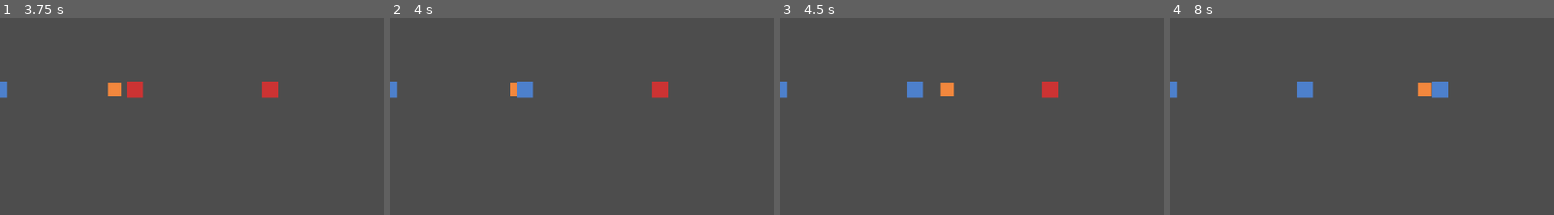
Above: before the commit, frames 1-4 (left to right).
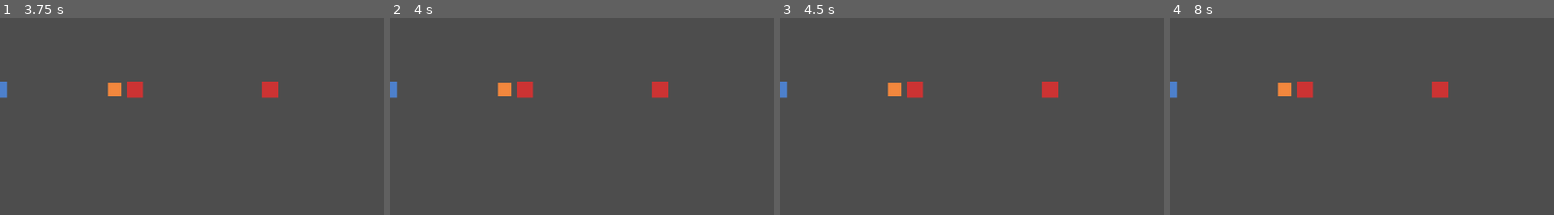
Above: after the commit, the same moments.

Repository: 595145489/attribute-loop
Game: Godot game, scene res://scenes/main.tscn
Two runs of this game, one before a commit and one after it. Both use one fixed random seed, a clock stepped at 60 frames per second and the inputs below.
Inputs (mouse positions are % of the whole screen's width and height, from its top left):
- Up to frame 1 (3.75 s): tap Enter at 0.5, 2, 3.5 s; move the mouse to (72, 47) at 0.52 s; hold Shift 0.53-1.25 s; click (72, 47) at 0.67 s; tap Space at 1.25, 2.75 s; drag from (30, 58) to (45, 75) at 1.27 s; move the mouse to (60, 29) at 2.02 s; tap Ctrl at 2.1 s; click (60, 29) at 2.17 s; drag from (45, 75) to (19, 36) at 2.77 s; move the mouse to (80, 69) at 3.52 s; tap Alt at 3.6 s; click (80, 69) at 3.67 s
- Up to frame 2 (4 s): no input
- Up to frame 3 (4.5 s): tap Space at 4.25 s; drag from (19, 36) to (35, 25) at 4.27 s
- Up to frame 4 (8 s): move the mouse to (55, 53) at 5.02 s; hold Shift 5.03-5.75 s; click (55, 53) at 5.17 s; drag from (35, 25) to (30, 58) at 5.77 s; move the mouse to (72, 47) at 6.52 s; tap Ctrl at 6.6 s; click (72, 47) at 6.67 s; drag from (30, 58) to (45, 75) at 7.27 s
The pictures show only the part of the screen within x 12-62%, y 0-50%; the shares and areas given below are measured in that part.

Frame 1 is identical in both runs. In frame 2, 0.7% of the frame differs, in the area x 28-38%, y 32-41%; in frame 3, 0.9%; in frame 4, 1.2%, in the area x 28-73%, y 32-41%.
Error in both runs: Invalid assignment of property or key 'text' with value of type 'String' on a base object of type 'null instance'. (res://src/ui/HUD.gd:9)

Commit message:
feat: CombatSystem emits player_hit + reflect; passes Enemy to enemy_killed; StripManager owns combat_resolved

Diff:
--- a/src/systems/CombatSystem.gd
+++ b/src/systems/CombatSystem.gd
@@ -44,14 +44,18 @@
         _finish_combat(enemy)
 
 func _apply_enemy_attack(enemy: Enemy) -> void:
-    GameState.take_damage(enemy.dmg)
+    var dmg := enemy.dmg
+    GameState.take_damage(dmg)
+    EventBus.player_hit.emit(dmg)
+    if GameState.pending_reflect_ratio > 0.0:
+        enemy.take_damage(int(dmg * GameState.pending_reflect_ratio))
+        GameState.pending_reflect_ratio = 0.0
 
 func _finish_combat(enemy: Enemy = null) -> void:
     var resolved := enemy if enemy != null else _active_enemy
     if resolved == null:
         return
-    var killed_id := resolved.enemy_id
     stop()
     GameState.enemies_killed += 1
-    EventBus.enemy_killed.emit(killed_id)
-    EventBus.combat_resolved.emit()
+    EventBus.enemy_killed.emit(resolved)
+    # combat_resolved is now emitted by StripManager after strip flow completes
--- a/tests/unit/test_combat_system.gd
+++ b/tests/unit/test_combat_system.gd
@@ -34,6 +34,13 @@
     var expected_dmg = DataTables.calc_stat(DataTables.get_enemy("汲取者").dmg_base, 1)
     assert_eq(enemy.dmg, expected_dmg)
 
+func test_player_hit_emitted_on_enemy_attack() -> void:
+    watch_signals(EventBus)
+    var enemy = Enemy.new()
+    enemy.init("汲取者")
+    combat._apply_enemy_attack(enemy)
+    assert_signal_emitted(EventBus, "player_hit")
+
 func test_enemy_killed_emitted_when_enemy_dies() -> void:
     watch_signals(EventBus)
     var enemy = Enemy.new()
@@ -41,3 +48,20 @@
     enemy.hp = 1
     combat._apply_player_attack(enemy)
     assert_signal_emitted(EventBus, "enemy_killed")
+
+func test_combat_resolved_not_emitted_by_combat_system() -> void:
+    watch_signals(EventBus)
+    var enemy = Enemy.new()
+    enemy.init("汲取者")
+    enemy.hp = 1
+    combat._apply_player_attack(enemy)
+    assert_signal_not_emitted(EventBus, "combat_resolved")
+
+func test_reflect_damage_applied_when_pending_ratio_set() -> void:
+    GameState.pending_reflect_ratio = 0.5
+    var enemy = Enemy.new()
+    enemy.init("汲取者")
+    var enemy_hp_before = enemy.hp
+    combat._apply_enemy_attack(enemy)
+    assert_lt(enemy.hp, enemy_hp_before)
+    assert_eq(GameState.pending_reflect_ratio, 0.0)
